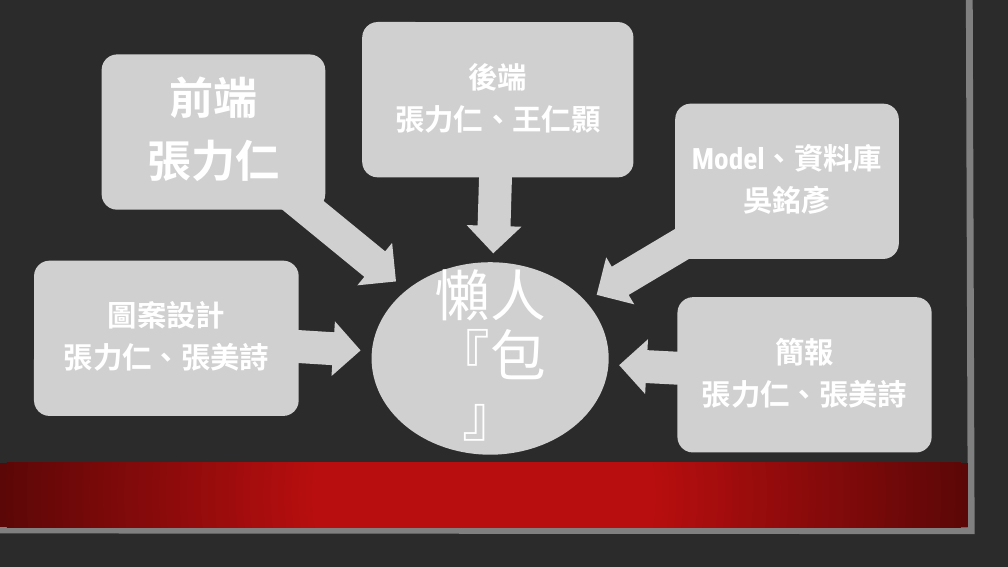
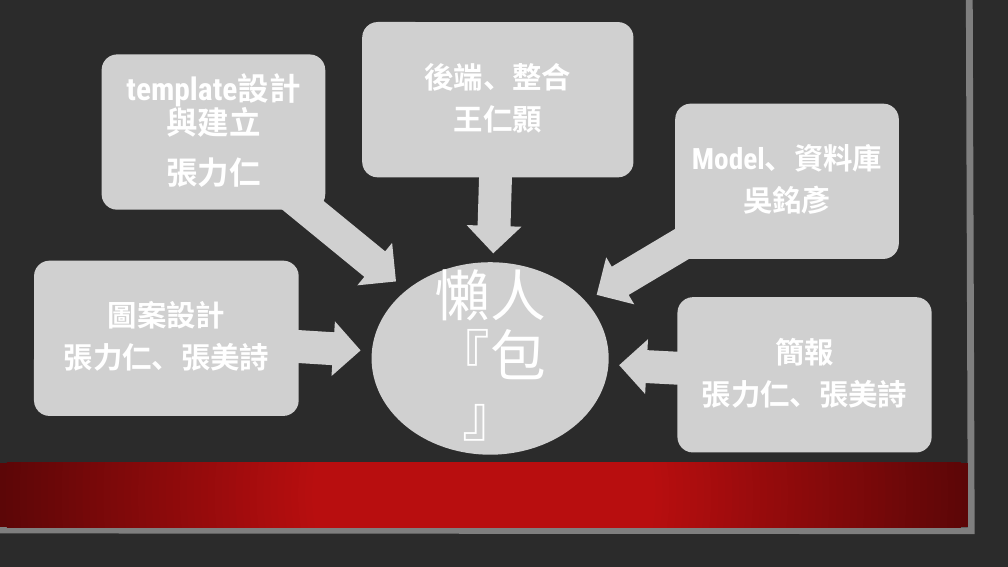
Before and after one commit to NTUST/105-team19, a slide deck: slide 12 of 懶人包.pptx. Drawn at 1008x567 pixels with LibreOffice and Linux fonts; fonts in the diff are those of the drawing; grey boxes stand for pictures; background and template pictures are left out; a plain dark background stands for a picture behind light text. Boxes give left, top, right and bottom in pixels: in the first picture for what was removed or moved away, otherwise in the second. Text is boxed around its words. In the diff, an @@ line names an element or a change of style, - is before the commit and + after.

```diff
--- a/懶人包.pptx
+++ b/懶人包.pptx
@@ freeform shape at (0,0,972,531): outline #808080 6.5 pt to #7F7F7F 6.5 pt @@
@@ rectangle removed at (0,0,991,550) @@
@@ text at (169,77,257,118): text changed; size 42 to 30 pt @@
-前端
+template設計與建立
@@ text at (424,63,571,132): text changed @@
-後端
-張力仁、王仁顥
+後端、整合
+王仁顥
@@ text "Model、資料庫" at (692,144,882,213): less space between paragraphs @@
@@ text at (166,158,260,186): size 42 to 30 pt in "張力仁" @@
@@ text "圖案設計" at (64,301,270,370): less space between paragraphs @@
@@ text "簡報" at (702,338,908,407): font Arial to Roboto Condensed in "簡報", "張力仁、張美詩"; less space between paragraphs @@
```
Also in this commit, not shown: 22 other slides changed, 1 other file.
